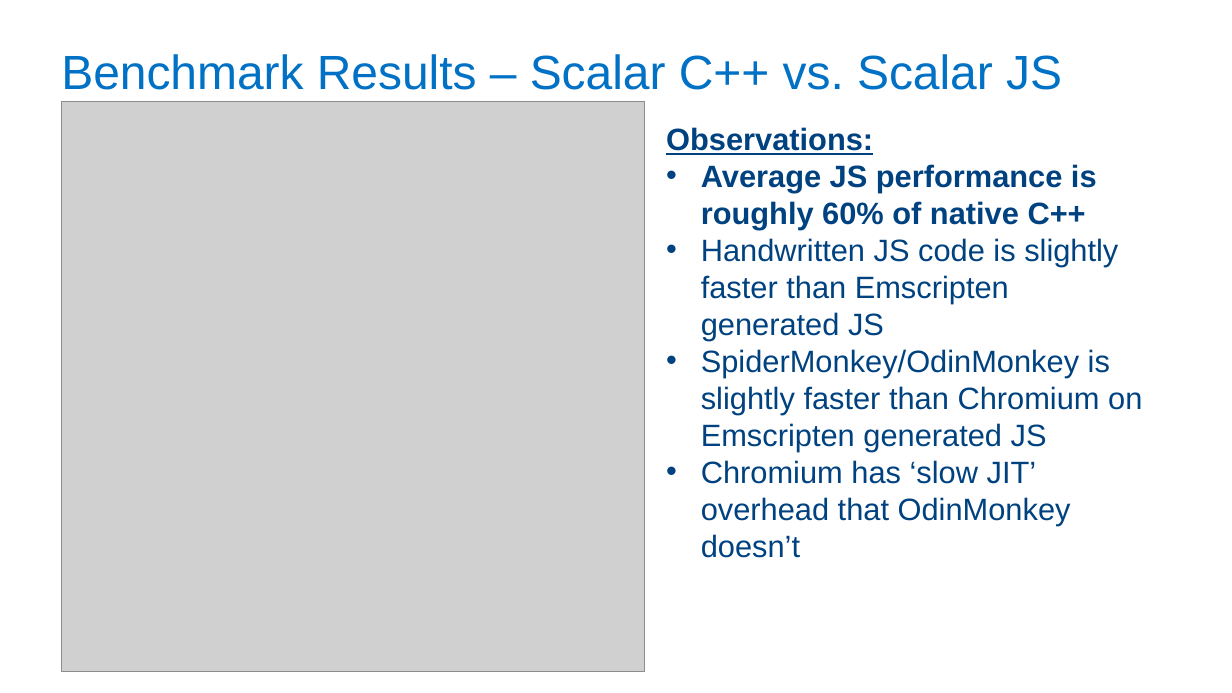
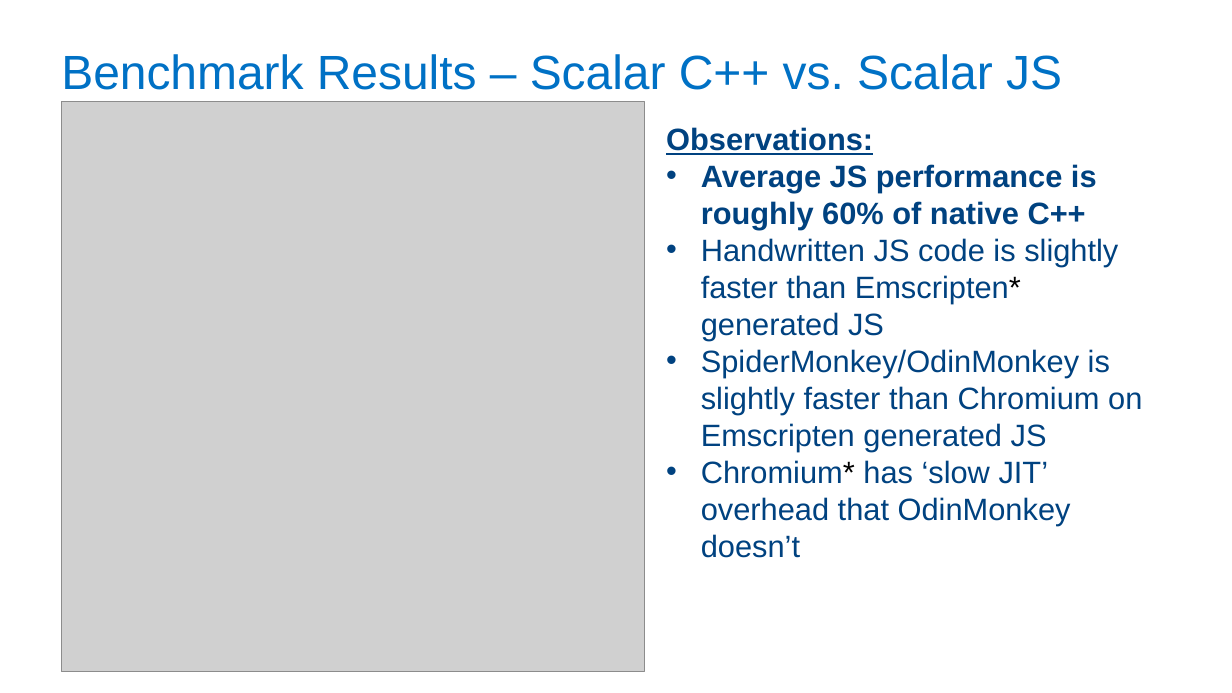
Before and after one commit to PeterJensen/wpmvp2015, a slide deck: slide 23 of simdjs-presentation.pptx. Drawn at 1232x693 pixels with LibreOffice and Linux fonts; fonts in the diff are those of the drawing; grey boxes stand for pictures; background and template pictures are left out. Boxes give left, top, right and bottom in pixels: in the first picture for what was removed or moved away, otherwise in the second. Text is boxed around its words. In the diff, an @@ line names an element or a change of style, - is before the commit and + after.

```diff
--- a/simdjs-presentation.pptx
+++ b/simdjs-presentation.pptx
@@ text at bbox=[701, 238, 1118, 340]: text changed @@
-• Handwritten JS code is slightly faster than Emscripten generated JS
+• Handwritten JS code is slightly faster than Emscripten* generated JS
@@ text at bbox=[701, 460, 1071, 558]: text changed @@
-• Chromium has ‘slow JIT’ overhead that OdinMonkey doesn’t
+• Chromium* has ‘slow JIT’ overhead that OdinMonkey doesn’t
```
Also in this commit, not shown: 17 other slides changed, 4 slides added, 1 other file.
